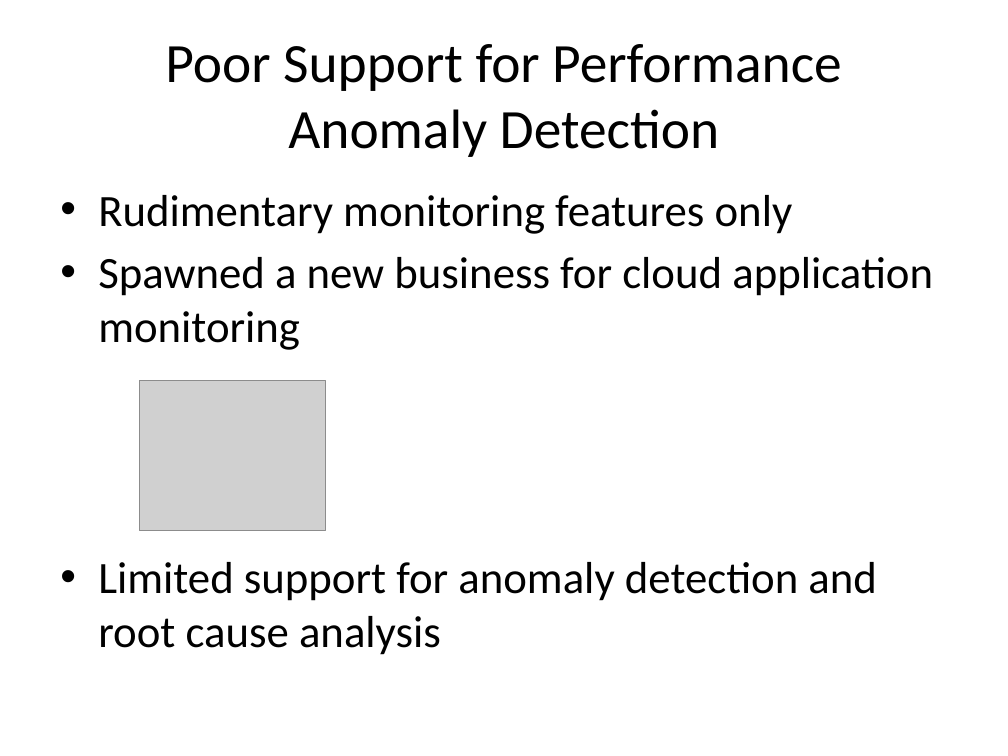
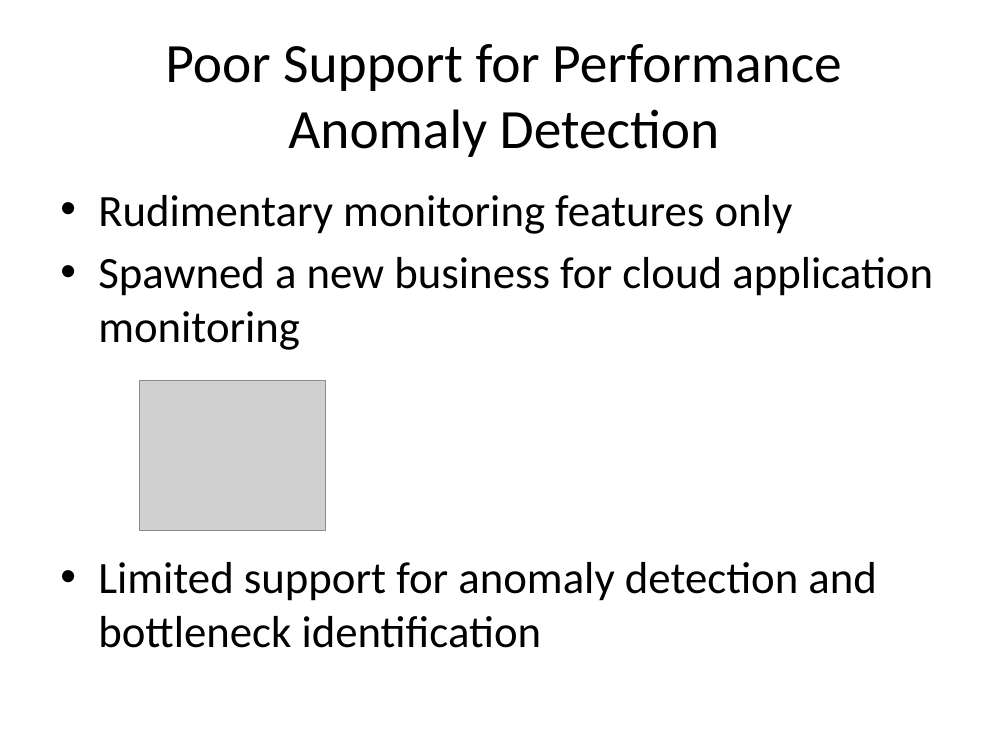
Before and after one commit to Dithn/eager-appscale, a slide deck: slide 11 of Eager/elk-experiment/appserver/system_design.pptx. Drawn at 1008x756 pixels with LibreOffice and Linux fonts; fonts in the diff are those of the drawing; grey boxes stand for pictures. Boxes give left, top, right and bottom in pixels: in the first picture for what was removed or moved away, otherwise in the second. Text is boxed around its words. In the diff, an @@ line names an element or a change of style, - is before the commit and + after.

```diff
--- a/Eager/elk-experiment/appserver/system_design.pptx
+++ b/Eager/elk-experiment/appserver/system_design.pptx
@@ text at (x1=98, y1=562, x2=877, y2=648): text changed @@
-• Limited support for anomaly detection and root cause analysis
+• Limited support for anomaly detection and bottleneck identification
```
Also in this commit, not shown: 3 other slides changed, 1 slide added.
